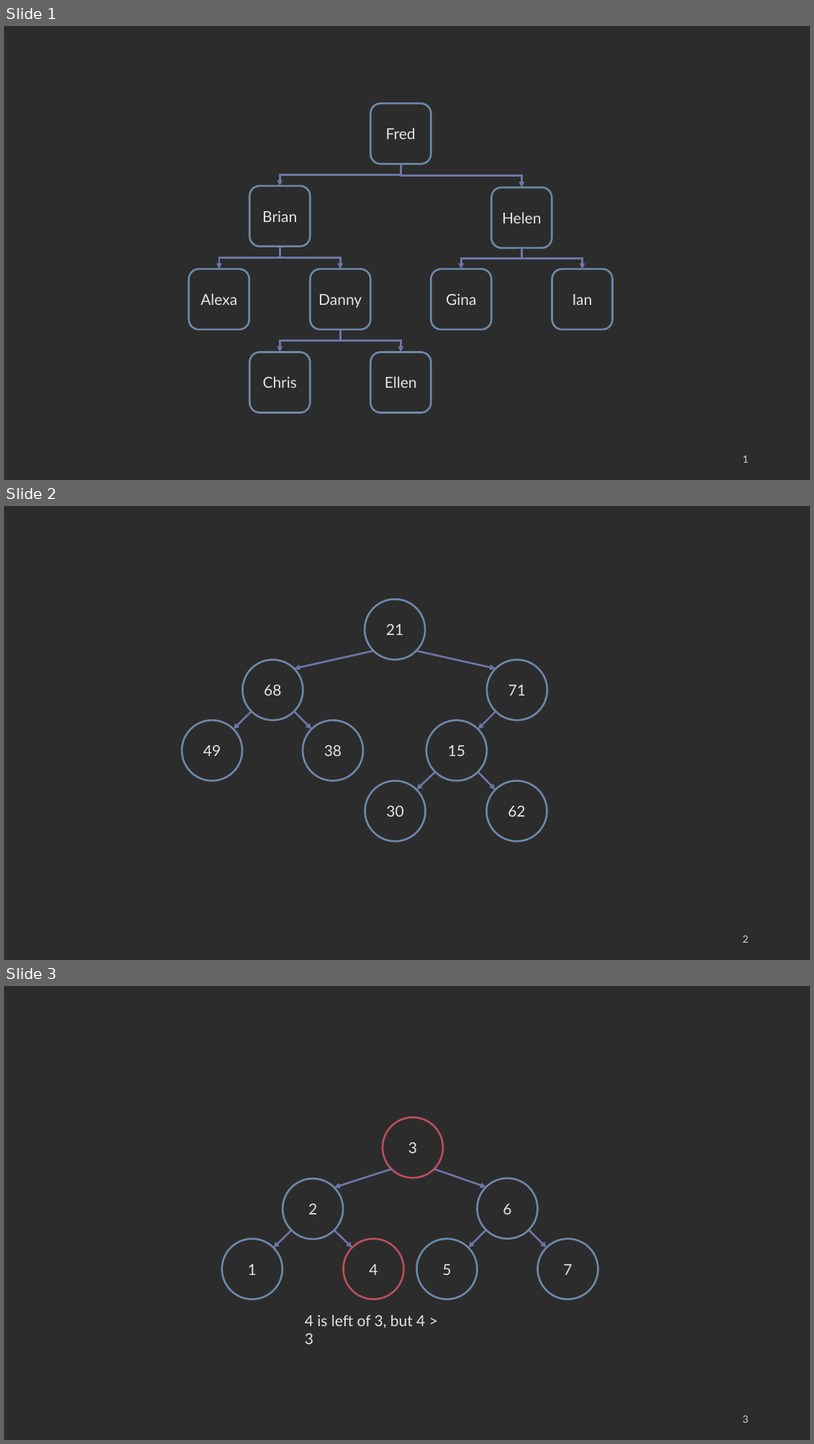
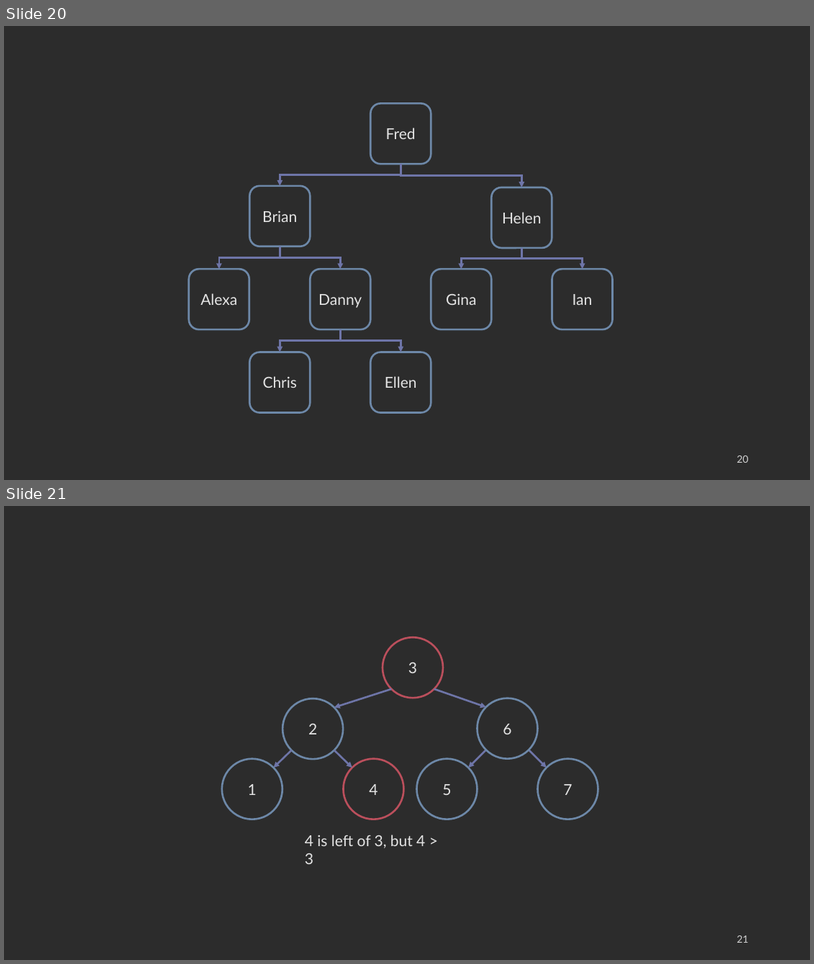
Before and after one commit to COP3530/edugator-content, a slide deck: trees/binary-search-trees/images-ppt.pptx. Shown one above the other, each under a label of ours: slides 1, 2 and 3 before the commit, slides 20 and 21 after it. The pictures are 814x1444 and 814x964 pixels, drawn with LibreOffice and Linux fonts; fonts in the diff are those of the drawing. Boxes give left, top, right and bottom in pixels: in the first picture for what was removed or moved away, otherwise in the second. Text is boxed around its words. In the diff, an @@ line names an element or a change of style, - is before the commit and + after.

```diff
--- a/trees/binary-search-trees/images-ppt.pptx
+++ b/trees/binary-search-trees/images-ppt.pptx
@@ slide 2 removed at box(4, 506, 810, 960), background #2C2C2C @@
@@ ellipse removed at box(365, 599, 426, 659) @@
-21
@@ arrow removed from (373, 651) to (294, 669) @@
@@ arrow removed from (417, 651) to (496, 669) @@
@@ ellipse removed at box(243, 659, 304, 720) @@
-68
@@ ellipse removed at box(487, 659, 548, 720) @@
-71
@@ ellipse removed at box(182, 720, 242, 780) @@
-49
@@ arrow removed from (252, 711) to (234, 729) @@
@@ arrow removed from (294, 711) to (312, 729) @@
@@ ellipse removed at box(303, 720, 363, 780) @@
-38
@@ ellipse removed at box(427, 720, 487, 780) @@
-15
@@ arrow removed from (496, 711) to (478, 729) @@
@@ ellipse removed at box(365, 780, 426, 841) @@
-30
@@ arrow removed from (435, 772) to (417, 790) @@
@@ arrow removed from (478, 772) to (496, 790) @@
@@ ellipse removed at box(486, 780, 548, 841) @@
-62
@@ page number removed at box(743, 935, 748, 942) @@
-2
@@ what was slide 1 is now slide 20 @@
@@ page number at box(737, 455, 748, 462): text changed @@
-1
+20
@@ what was slide 3 is now slide 21 @@
@@ page number at box(737, 935, 748, 942): text changed @@
-3
+21
```
Also in this commit, not shown: 19 slides added, 8 other files.
